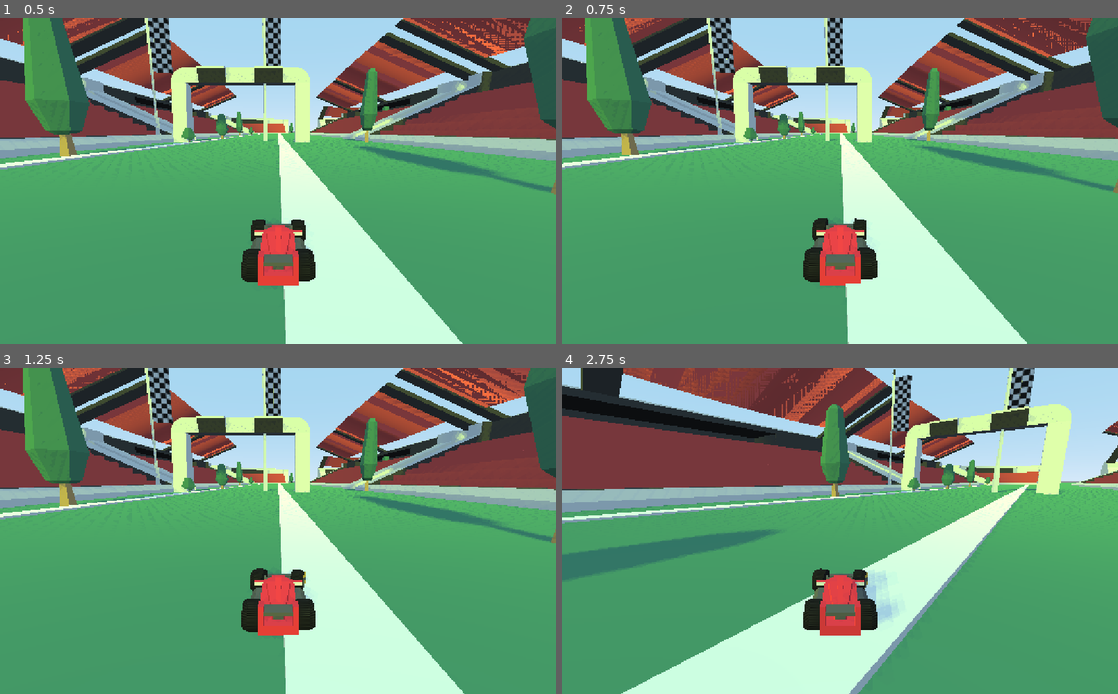
Above: before the commit, frames 1-4 (two rows, left to right).
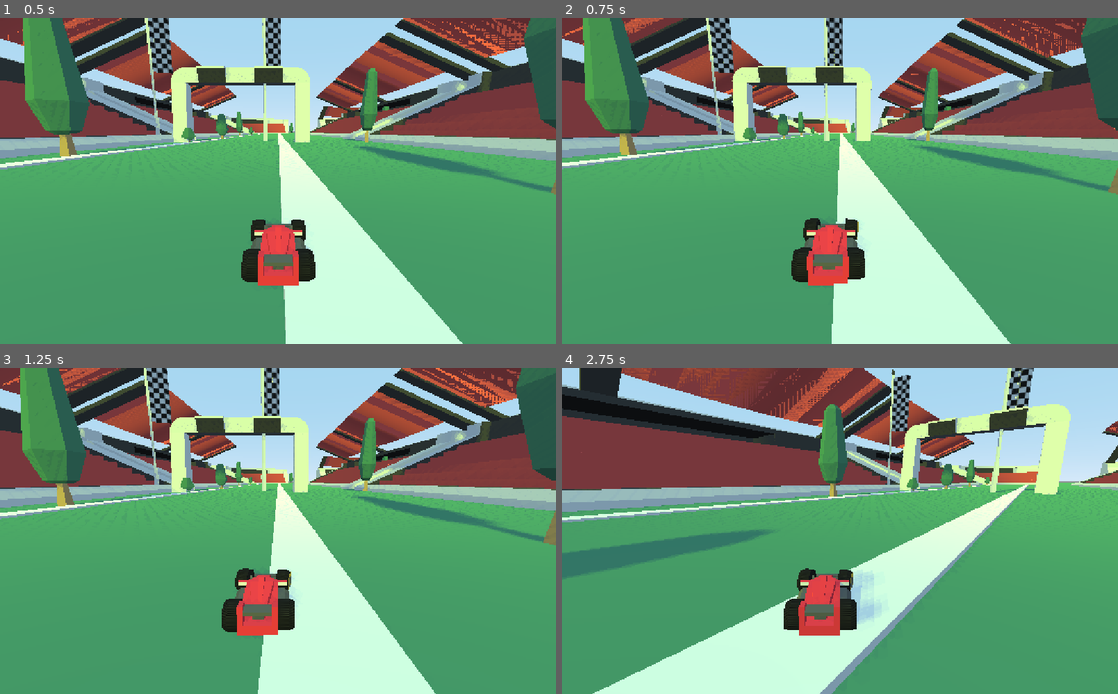
Above: after the commit, the same moments.

Repository: RichoM/LowPolyRacing
Game: Godot game, scene res://Race.tscn
Same seed, same stepped clock (60 frames per second), same inputs: the game is played once before the commit and once after it.
Inputs:
- Up to frame 1 (0.5 s): no input
- Up to frame 2 (0.75 s): hold Right (ui_right) from 0.53 s (still down)
- Up to frame 3 (1.25 s): keep holding Right (ui_right)
- Up to frame 4 (2.75 s): release Right (ui_right) at 1.28 s; hold Down (ui_down) 1.28-2.03 s; hold Right (ui_right) from 2.03 s (still down)

Frame 1 is identical in both runs. In frame 2, 6.3% of the frame differs, in the area x 0-100%, y 0-100%; in frame 3, 9.8%; in frame 4, 9.4%.

Commit message:
Added some cool camera effect when steering

Diff:
--- a/car.gd
+++ b/car.gd
@@ -3,6 +3,8 @@
 const MAX_SPEED = 750
 const MAX_STEERING = 0.25
 const ACCELERATION = 0.75
+
+onready var camera = $Camera
 
 func _process(delta):
 	self.axis_lock_linear_y = self.axis_lock_linear_y || self.linear_velocity.length() > 10
@@ -21,3 +23,5 @@
 		target_steering = -MAX_STEERING
 
 	steering = lerp(steering, target_steering, 4 * delta)
+	if camera:
+		camera.h_offset = -steering * 1.5
